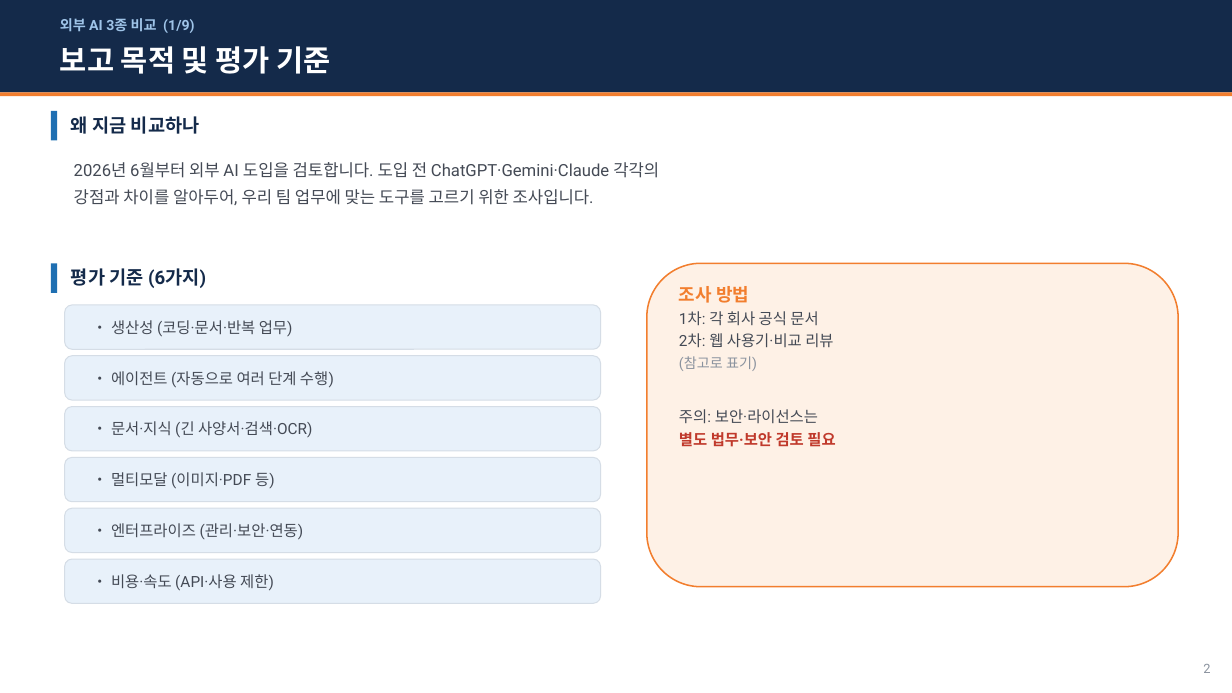
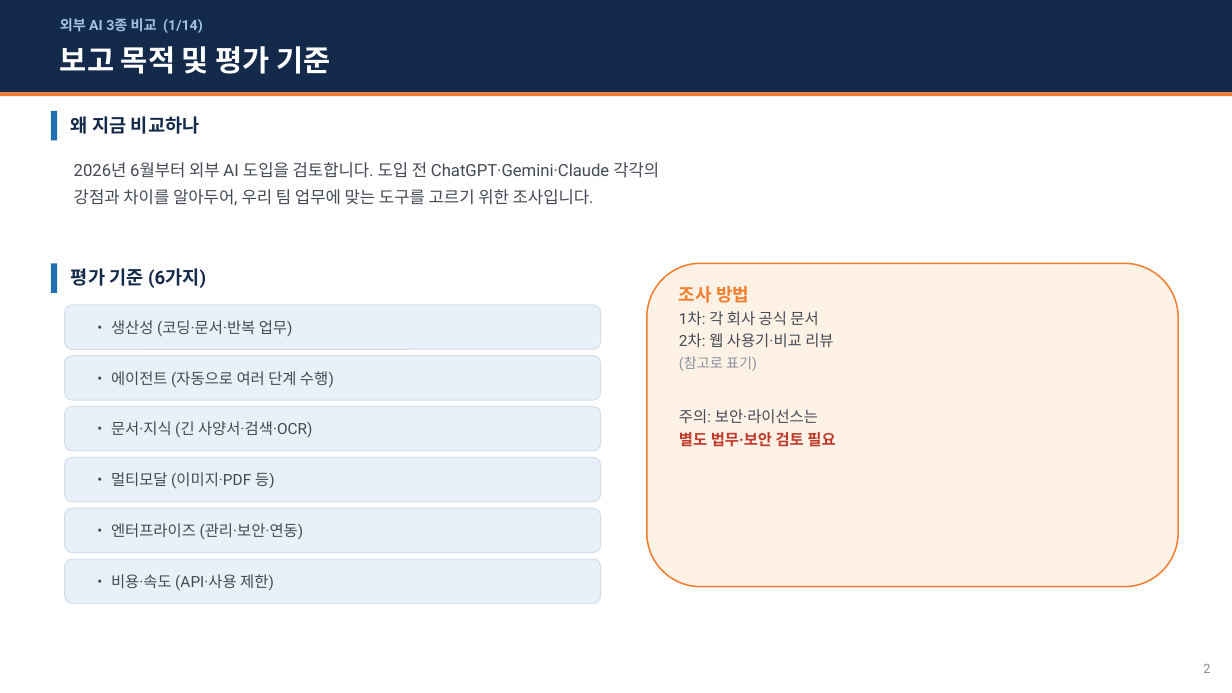
Before and after one commit to whaleonbush/poc, a slide deck: slide 2 of 외부AI_3종_비교조사.pptx. Drawn at 1232x693 pixels with LibreOffice and Linux fonts; fonts in the diff are those of the drawing. Boxes give left, top, right and bottom in pixels: in the first picture for what was removed or moved away, otherwise in the second. Text is boxed around its words. In the diff, an @@ line names an element or a change of style, - is before the commit and + after.

```diff
--- a/외부AI_3종_비교조사.pptx
+++ b/외부AI_3종_비교조사.pptx
@@ text at box(60, 18, 203, 33): text changed @@
-외부 AI 3종 비교 (1/9)
+외부 AI 3종 비교 (1/14)
```
Also in this commit, not shown: 8 other slides changed, 4 slides added, 3 other files.
